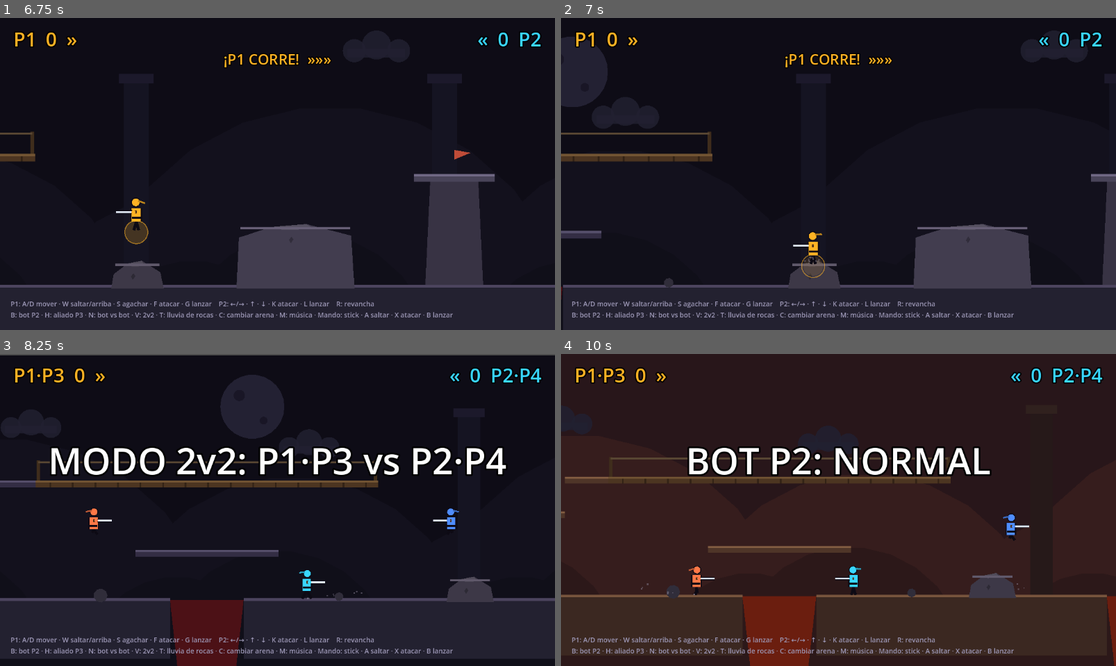
Above: before the commit, frames 1-4 (two rows, left to right).
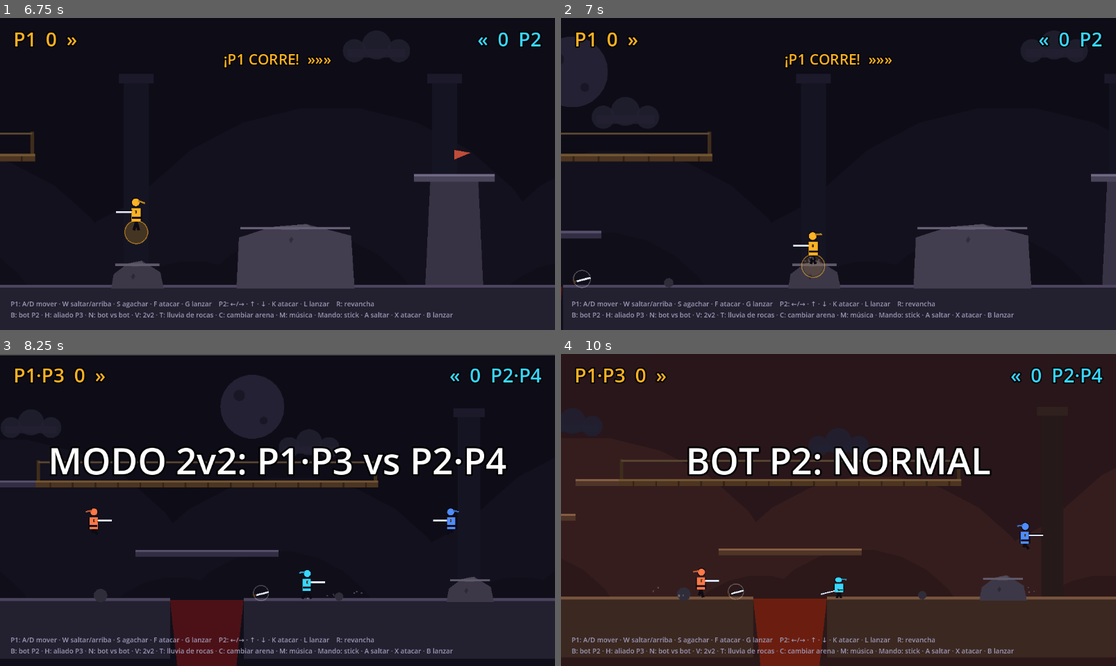
Above: after the commit, the same moments.

Repository: tigreton/nidhogg-2.1
Game: Godot game, scene res://test/smoke_test.tscn
Same seed, same stepped clock (60 frames per second), same inputs: the game is played once before the commit and once after it. This scene is started directly instead of the project's main scene.
Inputs:
- Up to frame 1 (6.75 s): hold D (p1_right) 0.53-2.03 s; tap F (p1_attack) at 0.6, 1.55, 2.1, 3.05, 3.8, 4.55, 5.3, 6.05 s; tap W (p1_jump) at 0.77, 1.52, 3.02, 3.77, 4.52, 6.02 s; tap N (bot_vs_bot) at 1.35 s; hold A (p1_left) 2.03-2.78 s; hold D (p1_right) 2.78-4.28 s; tap G (p1_throw) at 2.85 s; tap K (p2_attack) at 3.6 s; tap Enter at 4.25 s; hold A (p1_left) 4.28-5.03 s; tap Down (p2_down) at 4.35 s; hold D (p1_right) 5.03-5.78 s; tap Left (p2_left) at 5.1 s; hold A (p1_left) from 5.78 s (still down); tap Right (p2_right) at 5.85 s; tap L (p2_throw) at 6.6 s
- Up to frame 2 (7 s): keep holding A (p1_left); tap W (p1_jump) at 6.77 s; tap F (p1_attack) at 6.8 s
- Up to frame 3 (8.25 s): release A (p1_left) at 7.28 s; hold D (p1_right) from 7.28 s (still down); tap V (toggle_2v2) at 7.35 s; tap W (p1_jump) at 7.52 s; tap F (p1_attack) at 7.55 s; tap H (toggle_ally) at 8.1 s
- Up to frame 4 (10 s): tap F (p1_attack) at 8.3, 9.05, 9.8 s; tap C (toggle_arena) at 8.85 s; tap W (p1_jump) at 9.02, 9.77 s; release D (p1_right) at 9.53 s; hold A (p1_left) from 9.53 s (still down); tap B (toggle_bot) at 9.6 s

Frame 1 is identical in both runs. In frame 2, less than 0.1% of the frame differs, in the area x 2-6%, y 80-87%; in frame 3, less than 0.1%; in frame 4, 5.7%, in the area x 0-100%, y 33-100%.

Commit message:
Tarea 23: armas con ciclo de muerte (florete, espadón, daga) + game_config.gd

Diff:
--- a/scripts/game.gd
+++ b/scripts/game.gd
@@ -86,6 +86,7 @@
 var players: Array[Player] = []
 var right_of_way: Player = null
 var scores := [0, 0]
+var weapon_idx := [0, 0]
 var match_over := false
 var round_lock := 0.0
 var respawn_timers := [0.0, 0.0]
@@ -891,6 +892,9 @@
 		r.queue_free()
 	rocks.clear()
 	right_of_way = null
+	weapon_idx = [0, 0]
+	for p in players:
+		p.weapon_id = "florete"
 	respawn_timers.resize(players.size())
 	respawn_timers.fill(0.0)
 	var offs := [-220.0, 220.0, -620.0, 620.0]
@@ -1085,7 +1089,7 @@
 
 
 func _nearest_foe_in_range(atk: Player) -> Player:
-	var rng := Player.PUNCH_RANGE if not atk.has_sword else Player.ATTACK_RANGE
+	var rng := Player.PUNCH_RANGE if not atk.has_sword else atk.weapon_reach()
 	var best: Player = null
 	var bd := INF
 	for def in _foes_of(atk):
@@ -1103,7 +1107,16 @@
 
 
 func _melee_hit(atk: Player, def: Player) -> void:
-	if atk.has_sword:
+	if atk.has_sword and atk.weapon_id == "espada" and def.has_sword:
+		# el espadón desarma en vez de clavar
+		var push := 1 if def.position.x >= atk.position.x else -1
+		def.has_sword = false
+		_drop_sword(def.position + Vector2(-float(def.facing) * 110.0, -30.0), Color(0.87, 0.9, 0.95), def.weapon_id)
+		def.knockdown(push)
+		_burst(def.position + Vector2(0, -20), Color(0.95, 0.95, 1.0), 10, 260.0)
+		sfx(def.position, "throw", -12.0)
+		shake_time = maxf(shake_time, 0.12)
+	elif atk.has_sword:
 		_kill(def, atk)
 	else:
 		# el puñetazo derriba, no mata
@@ -1128,7 +1141,7 @@
 	a.take_clash(-push_b)
 	for p in disarmed:
 		p.has_sword = false
-		_drop_sword(p.position + Vector2(-float(p.facing) * 110.0, -30.0), Color(0.87, 0.9, 0.95))
+		_drop_sword(p.position + Vector2(-float(p.facing) * 110.0, -30.0), Color(0.87, 0.9, 0.95), p.weapon_id)
 		_burst(p.position + Vector2(0, -20), Color(0.95, 0.95, 1.0), 8, 240.0)
 		sfx(p.position, "throw", -14.0)
 
@@ -1179,6 +1192,9 @@
 	_hitstop(0.08)
 	respawn_timers[def.player_id - 1] = RESPAWN_DELAY
 	_burst(def.position, def.color, 34, 440.0)
+	if def.has_sword:
+		def.has_sword = false
+		_drop_sword(def.position + Vector2(0.0, -20.0), Color(0.87, 0.9, 0.95), def.weapon_id)
 	_slowmo(0.35, 0.5)
 	_burst(def.position, Color(0.95, 0.95, 1.0), 12, 260.0)
 	sfx(def.position, "kill", -6.0)
@@ -1217,8 +1233,17 @@
 		face = 1 if right_of_way.position.x > pos.x else -1
 	else:
 		face = 1 if pos.x < LEVEL_W * 0.5 else -1
+	p.weapon_id = _next_weapon(p)
 	p.revive(pos, face)
 	sfx(pos, "respawn", -12.0)
+
+
+func _next_weapon(p: Player) -> String:
+	var i := p.player_id - 1
+	if i < 0 or i >= weapon_idx.size():
+		return "florete"
+	weapon_idx[i] = (weapon_idx[i] + 1) % GameConfig.WEAPON_ORDER.size()
+	return GameConfig.WEAPON_ORDER[weapon_idx[i]]
 
 
 func _respawn_pos(p: Player) -> Vector2:
@@ -1240,8 +1265,9 @@
 	s.thrower = p
 	s.color = Color(0.87, 0.9, 0.95)
 	s.position = p.position + Vector2(p.facing * 26.0, -8.0)
-	s.vel = Vector2(p.facing * 760.0, 0.0)
+	s.vel = Vector2(p.facing * float(p.weapon()["thrown_speed"]), 0.0)
 	s.spin = p.facing * 18.0
+	s.weapon_id = p.weapon_id
 	add_child(s)
 	projectiles.append(s)
 	sfx(p.position, "throw", -14.0)
@@ -1253,7 +1279,7 @@
 	for s in projectiles:
 		s.position += s.vel * delta
 		if s.position.x < 26.0 or s.position.x > LEVEL_W - 26.0:
-			_drop_sword(s.position, s.color)
+			_drop_sword(s.position, s.color, s.weapon_id)
 			done.append(s)
 			continue
 		for p in players:
@@ -1266,9 +1292,16 @@
 				if blocks:
 					_burst(s.position, Color(0.9, 0.9, 1.0), 10, 260.0)
 					sfx(s.position, "clash", -12.0)
-					_drop_sword(s.position, s.color)
+					_drop_sword(s.position, s.color, s.weapon_id)
 				else:
-					_kill(p, s.thrower)
+					var kills: Array = GameConfig.WEAPONS[s.weapon_id]["thrown_kills"]
+					var vs: String = ["LOW", "MID", "HIGH"][p.stance]
+					if vs in kills:
+						_kill(p, s.thrower)
+					else:
+						_burst(s.position, Color(0.9, 0.9, 1.0), 10, 260.0)
+						sfx(s.position, "clash", -12.0)
+						_drop_sword(s.position, s.color, s.weapon_id)
 				done.append(s)
 				break
 	for s in done:
@@ -1288,7 +1321,7 @@
 	return x
 
 
-func _drop_sword(pos: Vector2, col: Color) -> void:
+func _drop_sword(pos: Vector2, col: Color, wid := "florete") -> void:
 	var x := clampf(pos.x, 30.0, LEVEL_W - 30.0)
 	var y := GROUND_Y
 	if pos.y < GROUND_Y - 80.0:
@@ -1301,6 +1334,7 @@
 	else:
 		x = _out_of_pit(x)
 	var pk := SwordPickup.new()
+	pk.weapon_id = wid
 	pk.color = col
 	pk.position = Vector2(x, y - 12.0)
 	add_child(pk)
@@ -1313,6 +1347,7 @@
 			if p.state == Player.State.DEAD or p.has_sword:
 				continue
 			if absf(p.position.x - pk.position.x) < 34.0 and absf(p.position.y - pk.position.y) < 60.0:
+				p.weapon_id = pk.weapon_id
 				p.has_sword = true
 				pickups.erase(pk)
 				pk.queue_free()
--- /dev/null
+++ b/scripts/game_config.gd
@@ -0,0 +1,25 @@
+class_name GameConfig
+## Stats de las armas y orden del ciclo de muerte. Compartido por game y player.
+
+const WEAPON_ORDER := ["florete", "espada", "daga"]
+
+const WEAPONS := {
+	"florete": {
+		"nombre": "FLORETE", "dur": 0.30, "from": 0.07, "to": 0.20, "reach": 86.0,
+		"run_mult": 1.0, "thrown_speed": 760.0,
+		"thrown_kills": ["LOW", "MID", "HIGH"],
+		"blade_len": 1.0, "blade_w": 4.0, "disarms": false,
+	},
+	"espada": {
+		"nombre": "ESPADÓN", "dur": 0.42, "from": 0.16, "to": 0.30, "reach": 118.0,
+		"run_mult": 0.92, "thrown_speed": 620.0,
+		"thrown_kills": ["LOW", "MID", "HIGH"],
+		"blade_len": 1.3, "blade_w": 6.0, "disarms": true,
+	},
+	"daga": {
+		"nombre": "DAGA", "dur": 0.20, "from": 0.05, "to": 0.13, "reach": 58.0,
+		"run_mult": 1.15, "thrown_speed": 980.0,
+		"thrown_kills": ["HIGH"],
+		"blade_len": 0.6, "blade_w": 3.0, "disarms": false,
+	},
+}
--- a/scripts/pickup.gd
+++ b/scripts/pickup.gd
@@ -4,6 +4,7 @@
 
 var color := Color(0.87, 0.9, 0.95)
 var t := 0.0
+var weapon_id := "florete"
 
 
 func _ready() -> void:
--- a/scripts/player.gd
+++ b/scripts/player.gd
@@ -33,6 +33,7 @@
 var stance: int = H.MID
 var facing := 1
 var has_sword := true
+var weapon_id := "florete"
 var invuln_time := 0.0
 var flash_time := 0.0
 var stun_time := 0.0
@@ -105,11 +106,13 @@
 			stance = H.LOW
 		else:
 			stance = H.MID
+		if weapon_id == "espada" and stance == H.MID:
+			stance = H.LOW
 
 	match state:
 		State.ATTACK:
 			attack_time += delta
-			if attack_time >= ATTACK_DURATION:
+			if attack_time >= attack_dur():
 				state = State.IDLE
 		State.STUNNED:
 			stun_time -= delta
@@ -148,7 +151,7 @@
 				attack_height = stance
 				if has_sword and (held("right") or held("left")):
 					# estocada: embestida al atacar corriendo
-					attack_dash_time = ATTACK_DURATION
+					attack_dash_time = attack_dur()
 					velocity.x = facing * LUNGE_SPEED
 				_sfx("swing", -20.0)
 			elif has_sword and (held("up") or held("down")):
@@ -177,7 +180,7 @@
 
 	match state:
 		State.IDLE, State.RUN:
-			var sp := DUCK_SPEED if stance == H.LOW else SPEED
+			var sp := DUCK_SPEED if stance == H.LOW else SPEED * run_mult()
 			velocity.x = dir * sp
 			state = State.RUN if absf(velocity.x) > 5.0 else State.IDLE
 			run_phase += velocity.x * delta * 0.045
@@ -242,14 +245,38 @@
 
 
 func attack_is_active() -> bool:
-	return state == State.ATTACK and attack_time >= ATTACK_FROM and attack_time <= ATTACK_TO and not attack_resolved
+	return state == State.ATTACK and attack_time >= attack_from() and attack_time <= attack_to() and not attack_resolved
 
 
 func attack_ext() -> float:
 	if state != State.ATTACK:
 		return 0.0
-	var t := (attack_time - ATTACK_FROM) / (ATTACK_TO - ATTACK_FROM)
+	var t := (attack_time - attack_from()) / (attack_to() - attack_from())
 	return sin(clampf(t, 0.0, 1.0) * PI)
+
+
+func weapon() -> Dictionary:
+	return GameConfig.WEAPONS.get(weapon_id, GameConfig.WEAPONS["florete"])
+
+
+func attack_from() -> float:
+	return float(weapon()["from"])
+
+
+func attack_to() -> float:
+	return float(weapon()["to"])
+
+
+func attack_dur() -> float:
+	return float(weapon()["dur"])
+
+
+func weapon_reach() -> float:
+	return float(weapon()["reach"])
+
+
+func run_mult() -> float:
+	return float(weapon()["run_mult"])
 
 
 func take_clash(push: int) -> void:
@@ -364,12 +391,12 @@
 				hand = Vector2(6, 6)
 				tip = Vector2(42, 18)
 		var dirv := (tip - hand).normalized()
-		var blen := (tip - hand).length() + ext * 22.0
+		var blen := ((tip - hand).length() + ext * 22.0) * float(weapon()["blade_len"])
 		var hpos := hand + dirv * ext * 6.0
 		var tpos := hpos + dirv * blen
 		draw_line(hpos - dirv * 7.0, hpos, Color(0.32, 0.2, 0.1), 6.0)
-		draw_line(hpos, tpos, dark, 7.0)
-		draw_line(hpos, tpos, blade, 4.0)
+		draw_line(hpos, tpos, dark, float(weapon()["blade_w"]) + 3.0)
+		draw_line(hpos, tpos, blade, float(weapon()["blade_w"]))
 		draw_circle(hpos, 4.0, c)
 		if ext > 0.15:
 			var mid := (hpos + tpos) * 0.5
--- a/scripts/sword_projectile.gd
+++ b/scripts/sword_projectile.gd
@@ -6,6 +6,7 @@
 var spin := 18.0
 var thrower: Player = null
 var color := Color(0.87, 0.9, 0.95)
+var weapon_id := "florete"
 
 
 func _ready() -> void:
--- a/test/smoke_test.gd
+++ b/test/smoke_test.gd
@@ -256,6 +256,35 @@
 	game.set_arena(0)
 	_check(game.arena_id == 0 and game.PIT2_X0 == 700.0, "Vuelta a Ruinas de Medianoche")
 
+	# 17. Armas: la caída guarda su tipo y el ciclo avanza al reaparecer
+	game.round_lock = 0.0
+	game.right_of_way = null
+	game.weapon_idx = [0, 0]
+	p1.weapon_id = "florete"
+	p2.weapon_id = "florete"
+	p1.has_sword = true
+	p2.has_sword = true
+	p1.position = Vector2(1600.0, 531.0)
+	p2.position = Vector2(1670.0, 531.0)
+	p1.velocity = Vector2.ZERO
+	p2.velocity = Vector2.ZERO
+	p1.state = 0
+	p2.state = 0
+	p1.facing = 1
+	p2.invuln_time = 0.0
+	await get_tree().physics_frame
+	Input.action_press("p2_up")
+	await get_tree().create_timer(0.1).timeout
+	Input.action_press("p1_attack")
+	await get_tree().create_timer(0.16).timeout
+	Input.action_release("p1_attack")
+	Input.action_release("p2_up")
+	_check(p2.state == 7, "Armas: P2 muere y suelta su arma")
+	_check(game.pickups.size() == 1 and game.pickups[0].weapon_id == "florete", "Armas: la caída es un florete")
+	await get_tree().create_timer(2.6).timeout
+	_check(p2.weapon_id == "espada", "Armas: al reaparecer toca el espadón")
+	p2.weapon_id = "florete"
+
 	print("")
 	if fails.is_empty():
 		print("SMOKE OK - todas las mecánicas funcionan")
Not shown, added: scripts/game_config.gd.uid
